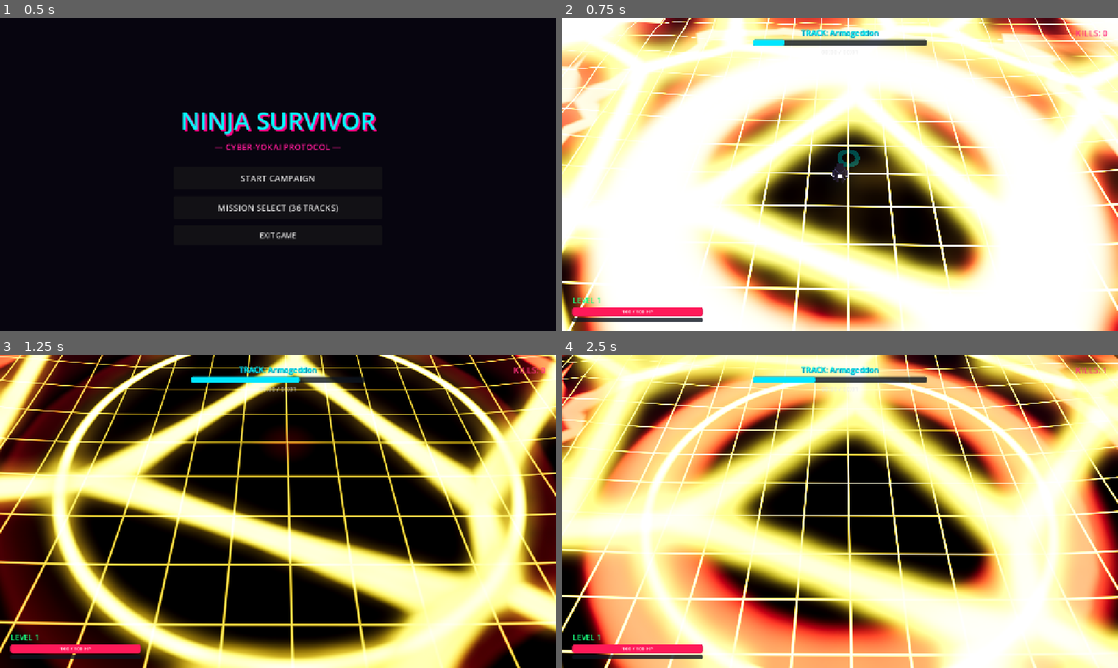
Above: before the commit, frames 1-4 (two rows, left to right).
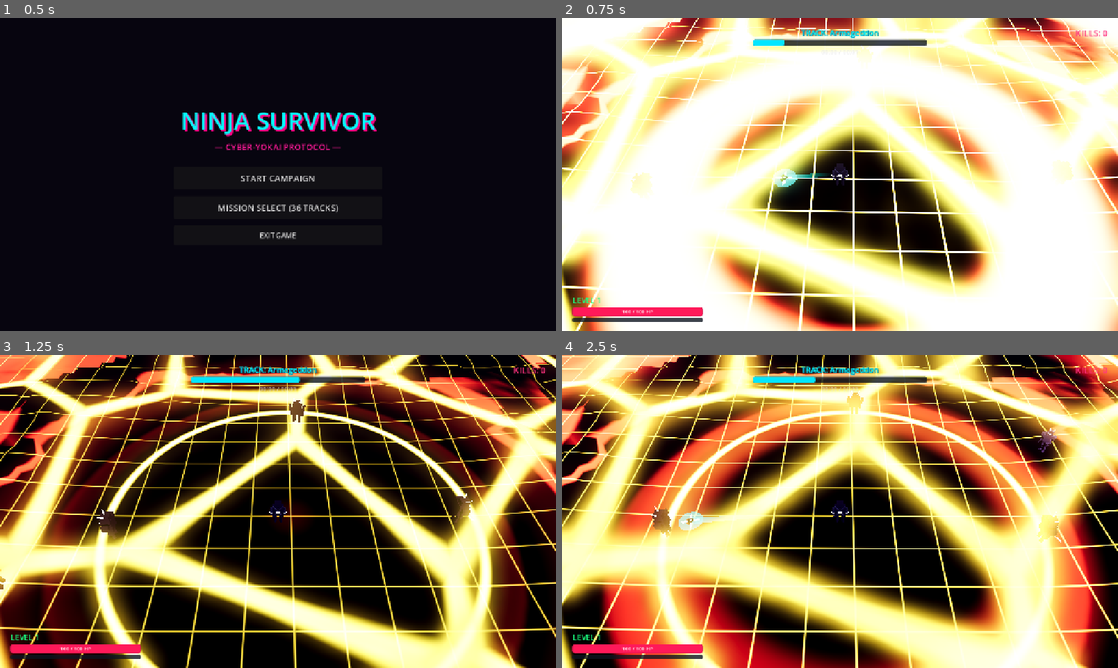
Above: after the commit, the same moments.

Repository: leouofa/ninja-survivor
Game: Godot game, scene res://scenes/menu/MainMenu.tscn
The game is run twice, just before and just after one commit, with the same random seed, the same clock (stepped at 60 frames per second) and the same inputs.
Inputs:
- Up to frame 1 (0.5 s): no input
- Up to frame 2 (0.75 s): click "START CAMPAIGN" at 0.5 s
- Up to frame 3 (1.25 s): no input
- Up to frame 4 (2.5 s): hold Right (move_right) 1.28-2 s; tap Space (dash) at 1.35 s; click "REPLAY" at 2 s

Frame 1 is identical in both runs. In frame 2, 40% of the frame differs, in the area x 0-100%, y 0-100%; in frame 3, 81%; in frame 4, 88%.

Commit message:
fixed the env fall through issue

Diff:
--- a/scripts/enemies/BaseEnemy.gd
+++ b/scripts/enemies/BaseEnemy.gd
@@ -107,6 +107,15 @@
 		velocity.y = y_vel
 
 	move_and_slide()
+	_enforce_ground_height()
+
+func _enforce_ground_height() -> void:
+	var floor_nodes = get_tree().get_nodes_in_group("procedural_floor")
+	if not floor_nodes.is_empty():
+		var gh = floor_nodes[0].get_height_at(global_position.x, global_position.z)
+		if global_position.y < gh - 0.15:
+			global_position.y = gh + 0.02
+			velocity.y = 0.0
 
 func take_damage(amount: float, knock_dir: Vector3 = Vector3.ZERO) -> void:
 	if is_dying:
--- a/scripts/enemies/EnemySpawner.gd
+++ b/scripts/enemies/EnemySpawner.gd
@@ -7,7 +7,7 @@
 
 var spawn_timer: float = 0.0
 var base_spawn_interval: float = 1.4
-var spawn_radius: float = 24.0
+var spawn_radius: float = 18.0
 
 var boss_has_spawned: bool = false
 var stage_finished: bool = false
@@ -19,6 +19,20 @@
 	var players = get_tree().get_nodes_in_group("player")
 	if not players.is_empty():
 		player = players[0]
+	call_deferred("_spawn_opening_wave")
+
+func _spawn_opening_wave() -> void:
+	if not is_instance_valid(player):
+		var players = get_tree().get_nodes_in_group("player")
+		if not players.is_empty():
+			player = players[0]
+	if not is_instance_valid(player):
+		return
+	for i in range(4):
+		var angle = float(i) * (TAU / 4.0) + randf_range(-0.2, 0.2)
+		var spawn_pos = player.global_position + Vector3(cos(angle), 0, sin(angle)) * 13.0
+		spawn_pos.y = _get_ground_height(spawn_pos.x, spawn_pos.z) + 0.1
+		_spawn_enemy_at("ronin", spawn_pos)
 
 func _process(delta: float) -> void:
 	if stage_finished:
@@ -85,7 +99,9 @@
 	var angle = randf() * TAU
 	var spawn_pos = player.global_position + Vector3(cos(angle), 0, sin(angle)) * spawn_radius
 	spawn_pos.y = _get_ground_height(spawn_pos.x, spawn_pos.z) + 0.1
+	_spawn_enemy_at(type, spawn_pos)
 
+func _spawn_enemy_at(type: String, spawn_pos: Vector3) -> void:
 	var enemy = CharacterBody3D.new()
 	enemy.set_script(enemy_base_script)
 	enemy.enemy_type = type
--- a/scripts/environment/ProceduralFloor.gd
+++ b/scripts/environment/ProceduralFloor.gd
@@ -2,7 +2,7 @@
 class_name ProceduralFloor
 
 @export var arena_size: float = 160.0
-@export var subdivisions: int = 80
+@export var subdivisions: int = 160
 @export var default_height_scale: float = 2.0
 @export var default_voronoi_scale: float = 0.05
 
@@ -70,13 +70,41 @@
 	var generated_mesh = _build_terrain_mesh()
 	mesh_instance.mesh = generated_mesh
 
-	# Generate matching ConcavePolygonShape3D
-	var shape = generated_mesh.create_trimesh_shape()
-	collision_shape.shape = shape
+	# Generate native solid HeightMapShape3D
+	var hms = _build_heightmap_shape()
+	collision_shape.shape = hms
+	collision_shape.scale = Vector3.ONE
 	collision_shape.transform = Transform3D.IDENTITY
+
+	# Attach underground safety foundation box
+	var safety_node = find_child("SafetyFloorCollision", false, false)
+	if safety_node == null:
+		safety_node = CollisionShape3D.new()
+		safety_node.name = "SafetyFloorCollision"
+		var sbox = BoxShape3D.new()
+		sbox.size = Vector3(arena_size, 4.0, arena_size)
+		safety_node.shape = sbox
+		safety_node.position = Vector3(0, -2.0, 0)
+		add_child(safety_node)
 
 	# Setup custom cyber floor shader material
 	_setup_shader_material(track_info)
+
+func _build_heightmap_shape() -> HeightMapShape3D:
+	var hms = HeightMapShape3D.new()
+	hms.map_width = subdivisions + 1
+	hms.map_depth = subdivisions + 1
+	var data = PackedFloat32Array()
+	data.resize((subdivisions + 1) * (subdivisions + 1))
+	var half_sz = arena_size * 0.5
+	var step = arena_size / float(subdivisions)
+	for j in range(subdivisions + 1):
+		var z = -half_sz + float(j) * step
+		for i in range(subdivisions + 1):
+			var x = -half_sz + float(i) * step
+			data[j * (subdivisions + 1) + i] = get_height_at(x, z)
+	hms.map_data = data
+	return hms
 
 func get_height_at(x: float, z: float) -> float:
 	if noise == null:
--- a/scripts/player/Player.gd
+++ b/scripts/player/Player.gd
@@ -89,7 +89,7 @@
 
 	# Gravity & floor stick
 	if not is_on_floor():
-		velocity.y -= GRAVITY * delta
+		velocity.y = max(velocity.y - GRAVITY * delta, -25.0)
 	else:
 		velocity.y = -0.5
 
@@ -102,6 +102,7 @@
 		velocity = last_movement_dir * dash_speed
 		velocity.y = y_vel
 		move_and_slide()
+		_enforce_ground_height()
 		return
 
 	# Normal movement
@@ -139,6 +140,15 @@
 		_trigger_dash()
 
 	move_and_slide()
+	_enforce_ground_height()
+
+func _enforce_ground_height() -> void:
+	var floor_nodes = get_tree().get_nodes_in_group("procedural_floor")
+	if not floor_nodes.is_empty():
+		var gh = floor_nodes[0].get_height_at(global_position.x, global_position.z)
+		if global_position.y < gh - 0.15:
+			global_position.y = gh + 0.02
+			velocity.y = 0.0
 
 func _trigger_dash() -> void:
 	is_dashing = true
--- a/tests/TestRunner.gd
+++ b/tests/TestRunner.gd
@@ -135,12 +135,11 @@
 	assert(is_equal_approx(h_hill, h_hill2), "Heights must be identical for same track seed")
 	print("✓ Seed idempotence verified (identical heights across runs: %f == %f)" % [h_hill, h_hill2])
 
-	# Verify ConcavePolygonShape3D collision
+	# Verify native solid HeightMapShape3D collision
 	assert(col1.shape != null, "Floor collision shape must not be null")
-	assert(col1.shape is ConcavePolygonShape3D, "Collision shape must be ConcavePolygonShape3D")
-	var faces = col1.shape.get_faces()
-	assert(faces.size() > 0, "ConcavePolygonShape3D faces must not be empty")
-	print("✓ 3D ConcavePolygonShape3D physics collision verified with %d faces" % (faces.size() / 3))
+	assert(col1.shape is HeightMapShape3D, "Collision shape must be HeightMapShape3D")
+	assert(col1.shape.map_data.size() > 0, "HeightMapShape3D map_data must not be empty")
+	print("✓ Native solid HeightMapShape3D physics collision verified (%dx%d)" % [col1.shape.map_width, col1.shape.map_depth])
 
 	# 5. Test Audio Reactivity Uniform Updates
 	assert(floor_node1.floor_material != null, "Shader material must exist on floor")
@@ -173,7 +172,7 @@
 	floor_node2.queue_free()
 	player.queue_free()
 
-	# 7. Test Full GameArena Scene Instantiation & Player Ground Support
+	# 7. Test Full GameArena Scene Instantiation, HeightMapShape3D & Real Physics
 	var arena_scene = load("res://scenes/game/GameArena.tscn")
 	assert(arena_scene != null, "GameArena.tscn failed to load")
 	var arena = arena_scene.instantiate()
@@ -183,6 +182,18 @@
 	var arena_ground = arena.get_node("Ground")
 	var ground_mesh = arena_ground.get_node("MeshInstance3D").mesh
 	assert(ground_mesh != null, "GameArena procedural ground mesh must exist")
+
+	# Verify HeightMapShape3D collision
+	var hms_shape = arena_ground.get_node("CollisionShape3D").shape
+	assert(hms_shape is HeightMapShape3D, "Floor collision shape must be HeightMapShape3D")
+	assert(hms_shape.map_width == 161 and hms_shape.map_depth == 161, "HeightMapShape3D resolution must be 161x161")
+	print("✓ Native solid HeightMapShape3D verified (161x161 resolution, 1m/sample)")
+
+	# Verify underground safety foundation
+	var safety_col = arena_ground.find_child("SafetyFloorCollision", false, false)
+	assert(safety_col != null, "SafetyFloorCollision node must exist")
+	assert(safety_col.shape is BoxShape3D, "Safety collision shape must be BoxShape3D")
+	print("✓ Underground solid safety foundation verified (4m thick BoxShape3D)")
 
 	# Verify upward normal on ground faces
 	var arena_faces = ground_mesh.get_faces()
@@ -196,13 +207,19 @@
 	# Verify player collision mask includes ground
 	assert((arena_player.collision_mask & 1) != 0, "Player collision mask must include layer 1 (Ground)")
 
-	# Run 20 physics frames on the arena
-	for f in range(20):
-		arena_player._physics_process(0.016)
-
-	# Verify player has settled cleanly on the ground (around y = 0) and not fallen into the void
-	assert(arena_player.global_position.y >= -0.2, "Player must not fall through terrain! Current y: %f" % arena_player.global_position.y)
-	print("✓ Player grounded stably on procedural terrain at y = %f" % arena_player.global_position.y)
+	# Run 80 real physics frames across engine updates
+	var opening_enemies_seen = false
+	for f in range(80):
+		await get_tree().physics_frame
+		var enemies = get_tree().get_nodes_in_group("enemies")
+		if not enemies.is_empty():
+			opening_enemies_seen = true
+		assert(arena_player.global_position.y >= -0.2, "Player must not fall through terrain! Tick %d, y: %f" % [f, arena_player.global_position.y])
+
+	assert(opening_enemies_seen, "Immediate opening wave of enemies must spawn on level start")
+	assert(arena_player.is_on_floor(), "Player must be stably grounded on floor")
+	print("✓ Player grounded stably on procedural terrain at y = %f (on_floor: %s)" % [arena_player.global_position.y, arena_player.is_on_floor()])
+	print("✓ Immediate opening enemy wave verified on screen from start")
 
 	arena.queue_free()
 
